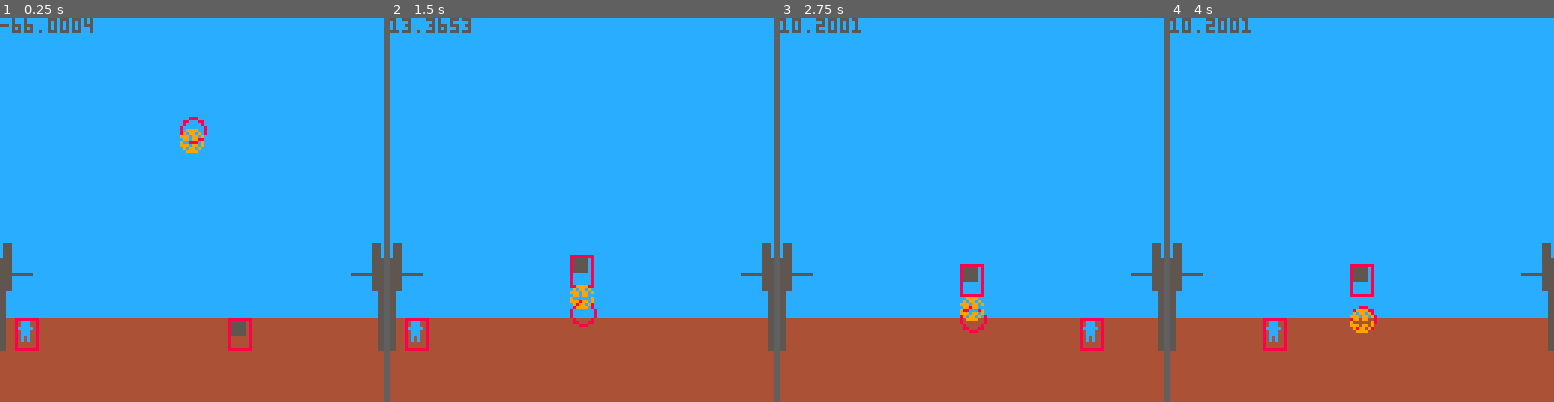
Above: before the commit, frames 1-4 (left to right).
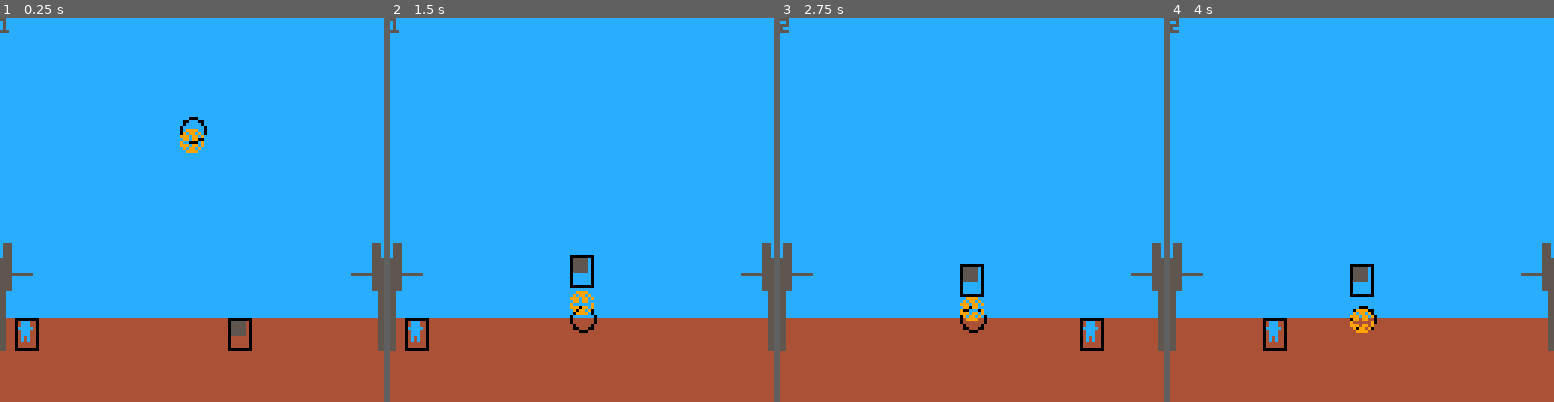
Above: after the commit, the same moments.

Repository: thoughtlesslabs/rejected
Game: PICO-8 cartridge rejected.p8
Two runs of this game, one before a commit and one after it. Both use one fixed random seed, a clock stepped at 60 frames per second and the inputs below.
Inputs:
- Up to frame 1 (0.25 s): no input
- Up to frame 2 (1.5 s): no input
- Up to frame 3 (2.75 s): hold Right 1.6-2.1 s; hold Up 2.15-2.42 s; hold Right from 2.47 s (still down)
- Up to frame 4 (4 s): release Right at 3.03 s; hold Left 3.08-3.58 s; hold Down 3.63-3.97 s

The runs differ from the first frame. In frame 1, 1.0% of the frame differs, in the area x 0-66%, y 0-87%; in frame 2, 1.2%, in the area x 3-54%, y 0-87%; in frame 3, 0.9%; in frame 4, 0.9%.

Commit message:
Working on physics

Diff:
--- a/rejected.p8
+++ b/rejected.p8
@@ -36,7 +36,7 @@
 function _draw()
 	cls()
 	drawbackground()
-	print(debug)
+	print(ball.ang)
 	spr(1,player.x,player.y)
 	rectfill(comp[current].x,comp[current].y,comp[current].x+5,comp[current].y+5,5)
 	rect(hitboxx,hitboxy,hitboxx+7,hitboxy+10,phbcol)
@@ -91,7 +91,7 @@
 
 	ccx = cx - co.x
 	ccy = cy - co.y
-	debug = ccy
+
 	angle = atan2(ccx,ccy)
 
 	co.x += cos(angle)*speed
@@ -130,6 +130,17 @@
 
 	nextx = ball.x+ball.dx
 	nexty = ball.y+ball.dy
+
+	-- check if ball hit wall
+	if nexty >=100 then
+		ball.dy = -ball.dy*ball.f
+	--		shake=0.1
+	end
+	if nextx <=0 or nextx >=100 then
+		ball.dx =  -ball.dx
+	--		shake=0.1
+	end
+
 
 	if checkcollision(ball.x,ball.y) then
 		if calcslope(ball.x,ball.y,ball.dx,ball.dy) then
@@ -154,30 +165,6 @@
 				end
 			end
 		end
-	-- change hitbox color
-			phbcol = 8
-			aihbcol = 8
-			ballhbcol = 8
---			shake=0.1
---	else
---	-- hitbox default color
---		phbcol = 7
---		aihbcol = 7
---		ballhbcol = 7
---	end
-
-
-	-- check if ball hit wall
-	if nexty >=100 then
-		ball.dy = -ball.dy*ball.f
---		shake=0.1
-	end
-	if nextx <=0 or nextx >=100 then
-		ball.dx =  -ball.dx
---		shake=0.1
-	end
-
-
 
 	-- move ball within frame
 	ball.x = mid(0,nextx,100)
